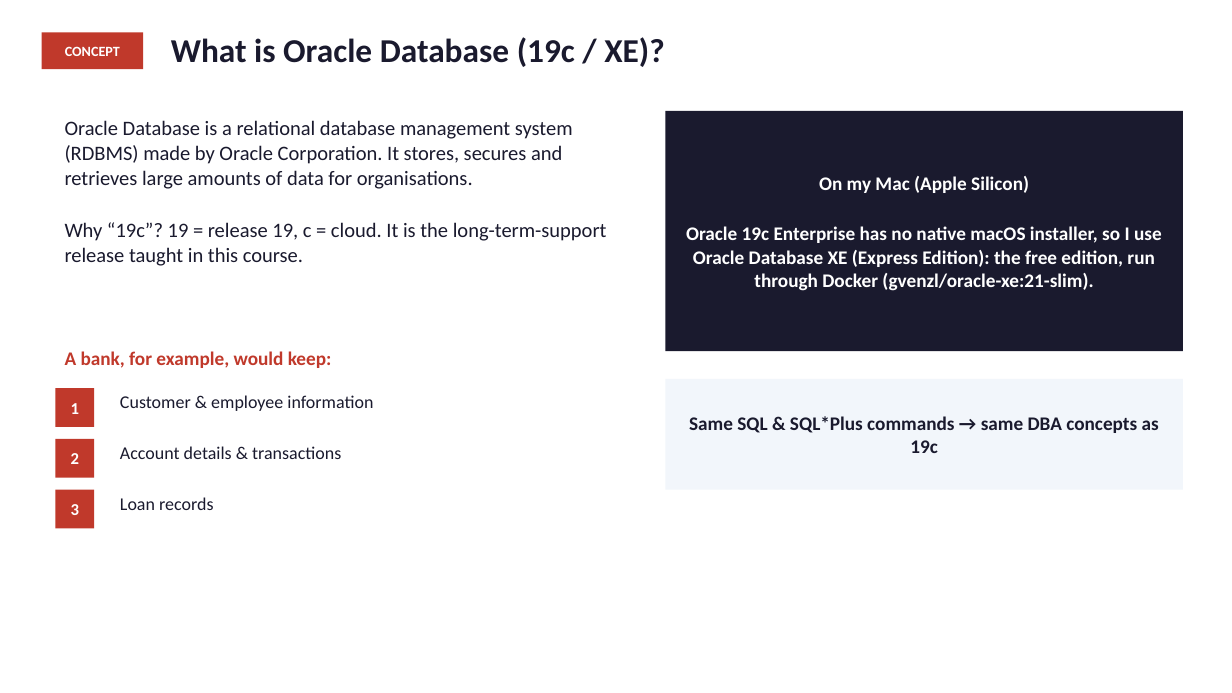
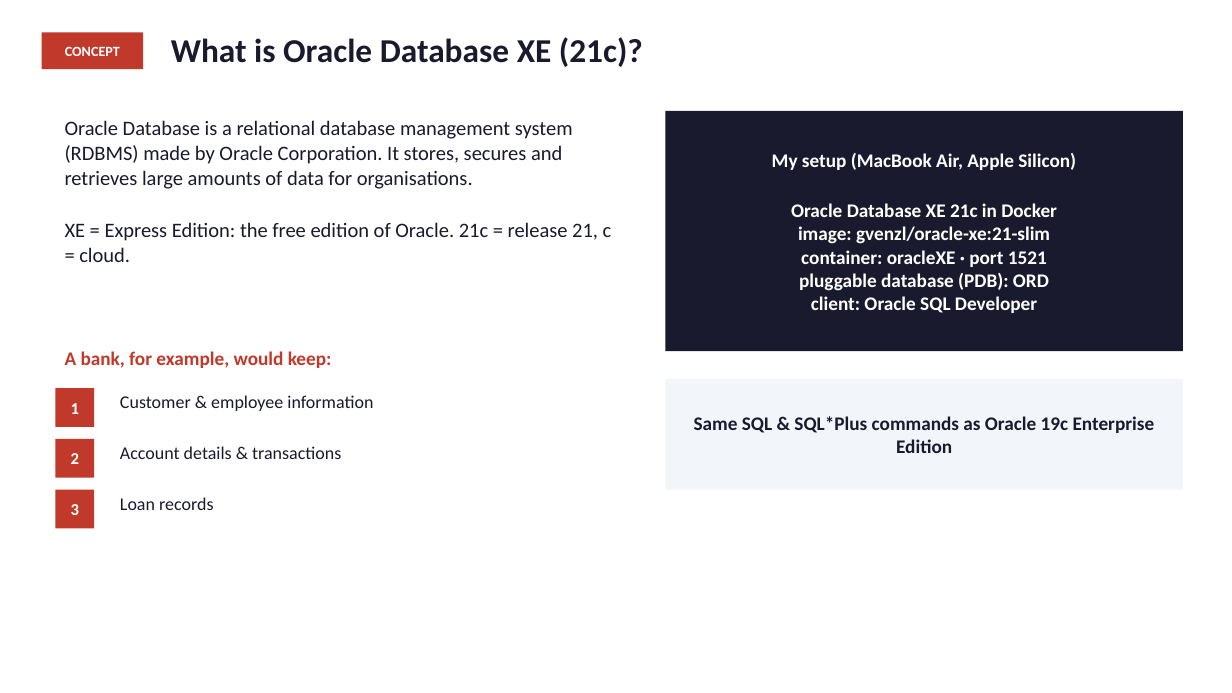
Before and after one commit to mashinsp/motiondesign, a slide deck: slide 11 of SQL_Developer_Installation_updated.pptx. Drawn at 1232x693 pixels with LibreOffice and Linux fonts; fonts in the diff are those of the drawing. Boxes give left, top, right and bottom in pixels: in the first picture for what was removed or moved away, otherwise in the second. Text is boxed around its words. In the diff, an @@ line names an element or a change of style, - is before the commit and + after.

```diff
--- a/SQL_Developer_Installation_updated.pptx
+++ b/SQL_Developer_Installation_updated.pptx
@@ text at (171, 37, 643, 67): text changed @@
-What is Oracle Database (19c / XE)?
+What is Oracle Database XE (21c)?
@@ text in rectangle at (772, 153, 1076, 313): text changed @@
-On my Mac (Apple Silicon)
-Oracle 19c Enterprise has no native macOS installer, so I use Oracle Database XE (Express Edition): the free edition, run through Docker (gvenzl/oracle-xe:21-slim).
+My setup (MacBook Air, Apple Silicon)
+Oracle Database XE 21c in Docker
+image: gvenzl/oracle-xe:21-slim
+container: oracleXE · port 1521
+pluggable database (PDB): ORD
+client: Oracle SQL Developer
@@ text at (65, 222, 612, 262): text changed @@
-Why “19c”? 19 = release 19, c = cloud. It is the long-term-support release taught in this course.
+XE = Express Edition: the free edition of Oracle. 21c = release 21, c = cloud.
@@ text in rectangle at (694, 416, 1155, 453): text changed @@
-Same SQL & SQL*Plus commands → same DBA concepts as 19c
+Same SQL & SQL*Plus commands as Oracle 19c Enterprise Edition
```
Also in this commit, not shown: 5 other slides changed.
